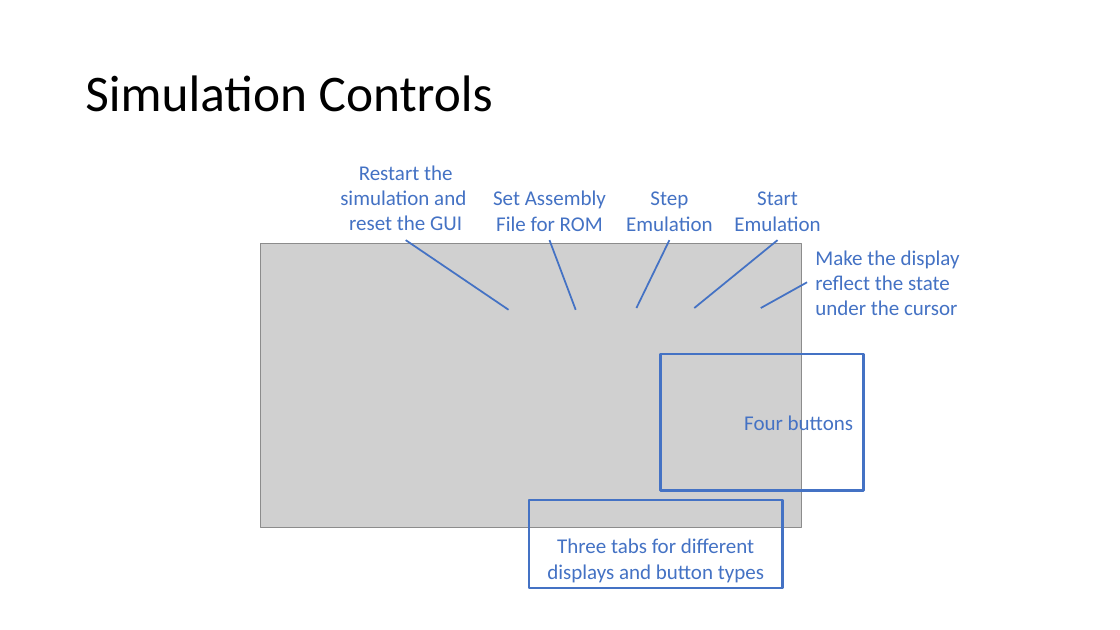
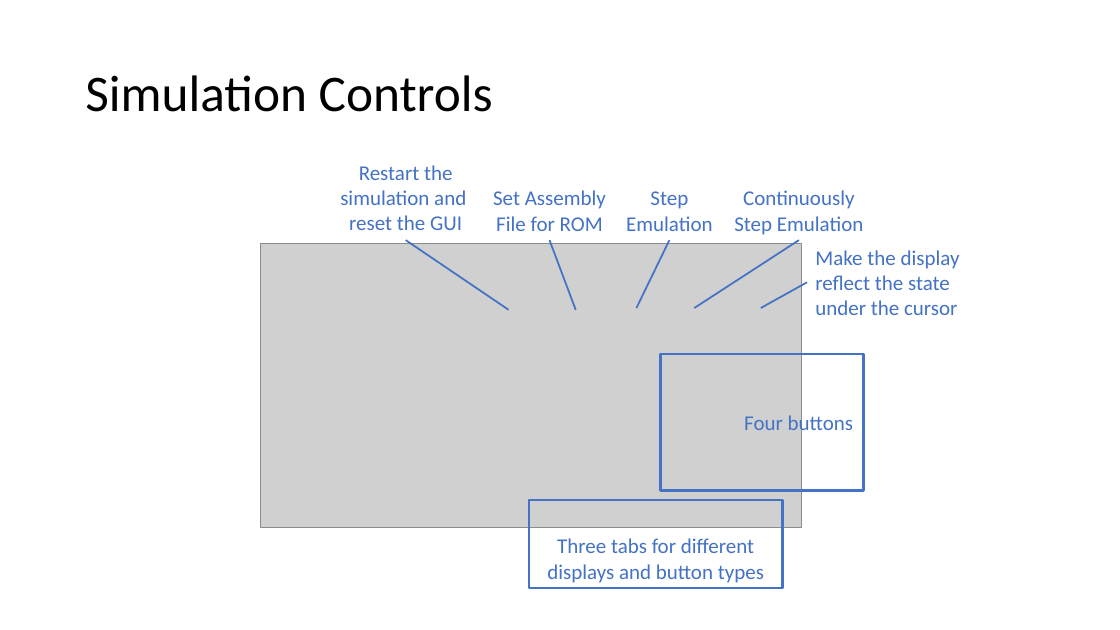
Before and after one commit to house-of-abbey/scratch_vhdl, a slide deck: slide 11 of docs/Training/Training_Material.pptx. Drawn at 1120x630 pixels with LibreOffice and Linux fonts; fonts in the diff are those of the drawing; grey boxes stand for pictures. Boxes give left, top, right and bottom in pixels: in the first picture for what was removed or moved away, otherwise in the second. Text is boxed around its words. In the diff, an @@ line names an element or a change of style, - is before the commit and + after.

```diff
--- a/docs/Training/Training_Material.pptx
+++ b/docs/Training/Training_Material.pptx
@@ text at (x1=734, y1=190, x2=863, y2=235): text changed @@
-Start Emulation
+Continuously Step Emulation
@@ line moved from (695, 308) - (778, 240) to (695, 308) - (799, 240) @@
```
Also in this commit, not shown: 3 other slides changed, 2 other files.
